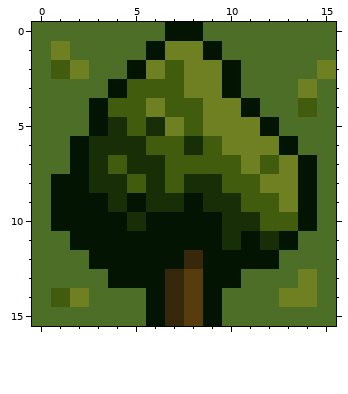
Two versions of one pixel-art sprite, src/res/tiles/004.png. Above is the file before it was changed.
The file is 16x16 pixels. Colours within 5 levels of each other are drawn and written as one.
After:
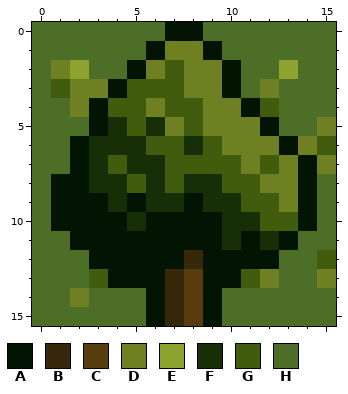
Palette (. is transparent): A #041402  B #38280b  C #573d0e  D #6e8022  E #8ca32d  F #182e06  G #425c0e  H #4d6e27
Changes in this commit:
@@ x 0..15 @@
  0 HHHHHHHAAHHHHHHH
- 1 HDHHHHADDAHHHHHH
- 2 HGDHHADGDDAHHHHD
- 3 HHHHAGGGDDAHHHDH
- 4 HHHAGGDGGDDAHHGH
- 5 HHHAFGFDGDDDAHHH
- 6 HHAFFFGGFGDDDAHH
- 7 HHAFGFFGGGGDGDAH
+ 1 HHHHHHADDAHHHHHH
+ 2 HDEHHADGDDAHHEHH
+ 3 HGDDAGGGDDAHDHHH
+ 4 HHDAGGDGGDDAGHHH
+ 5 HHHAFGFDGDDDAHHD
+ 6 HHAFFFGGFGDDDADG
+ 7 HHAFGFFGGGGDGDAD
  8 HAAFFGFGFFGGDDAH
@@ x 0..15 @@
 11 HHAAAAAAAAFAFAHH
-12 HHHAAAAABAAAAHHH
-13 HHHHAAABCAAHHHDH
-14 HGDHHHABCAHHHDDH
+12 HHHAAAAABAAAAHHG
+13 HHHGAAABCAAGDHHD
+14 HHDHHHABCAHHHHHH
 15 HHHHHHABCAHHHHHH
Where, in picture pixels (left, top, right, bottom), the same in both pictures:
changed: (51, 41, 108, 117)
changed: (260, 60, 336, 174)
changed: (241, 250, 336, 307)
changed: (51, 269, 108, 307)
